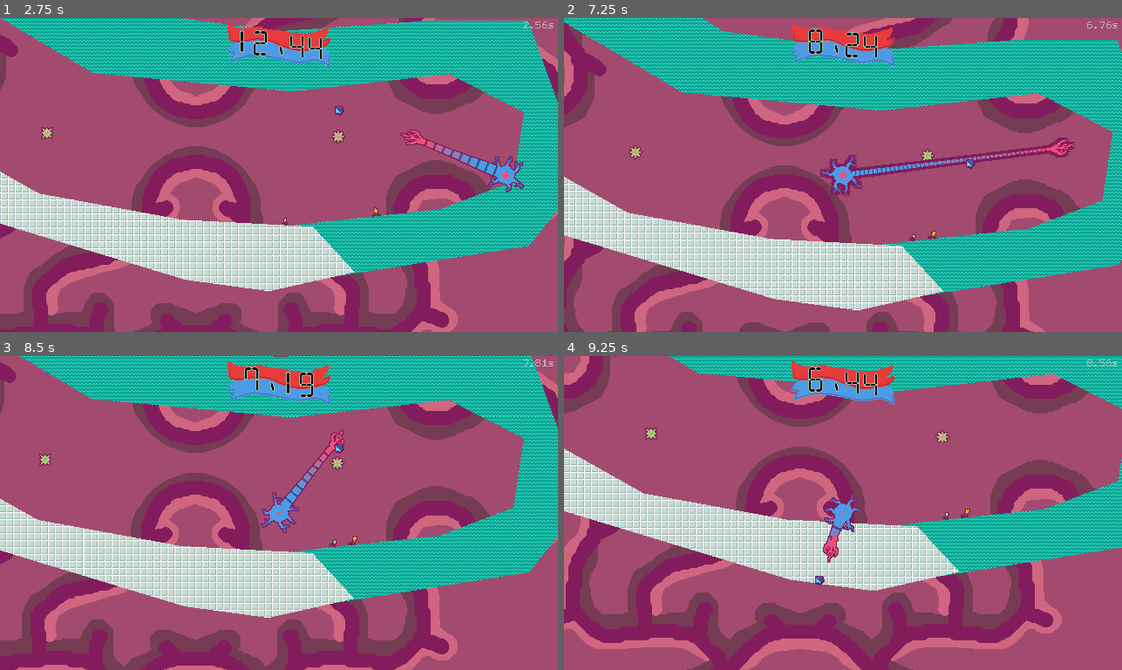
Above: before the commit, frames 1-4 (two rows, left to right).
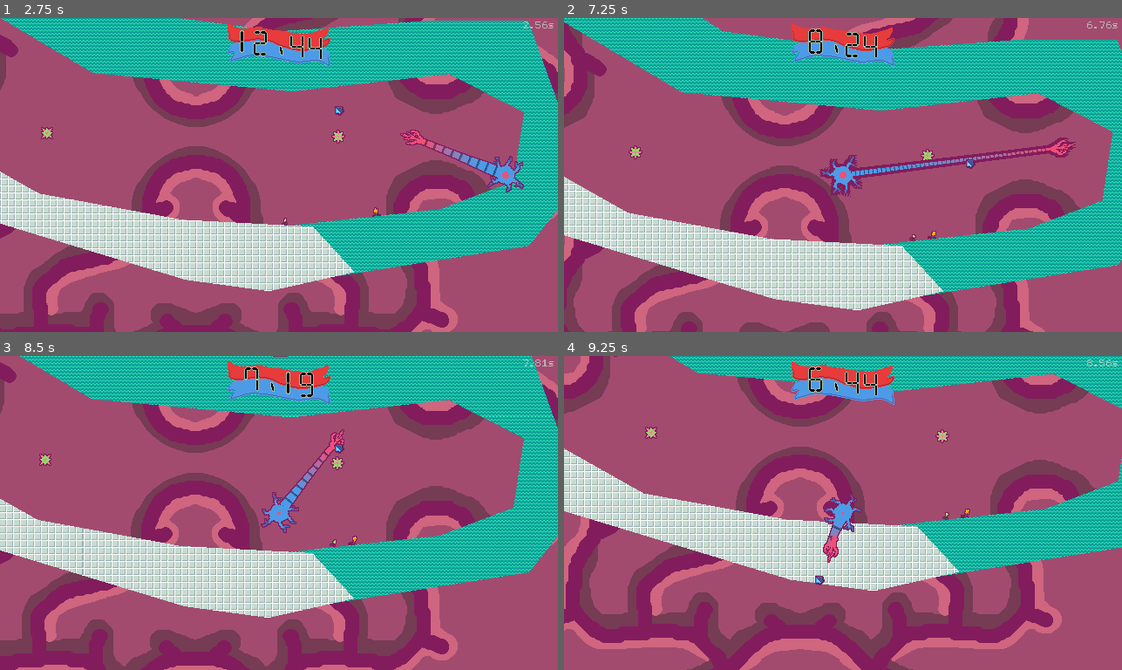
Above: after the commit, the same moments.

Repository: bnhrl/MomentumIsEverythingCountDown
Game: Godot game, scene res://Game/Levels/Level12/level_12.tscn
The game is run twice, just before and just after one commit, with the same random seed, the same clock (stepped at 60 frames per second) and the same inputs. This scene is started directly instead of the project's main scene. Sound files missing from this copy of the repository are replaced by a short silence.
Inputs (mouse positions are in pixels of both pictures, inside the frame that each line leads up to):
- Up to frame 1 (2.75 s): move the mouse to (401, 159) at 0.52 s; hold D (right) 0.53-1.28 s; click (401, 159) at 0.6 s; move the mouse to (167, 190) at 1.27 s; hold S (down) 1.28-2.03 s; tap Space (reserve_ion) at 1.35 s; move the mouse to (334, 105) at 2.02 s; hold D (right) from 2.03 s (still down); click (334, 105) at 2.1 s
- Up to frame 2 (7.25 s): move the mouse to (815, 237) at 2.77 s; release D (right) at 2.78 s; hold W (up) 2.78-3.53 s; tap Space (reserve_ion) at 2.85, 4.35, 5.85 s; move the mouse to (1010, 222) at 3.52 s; hold A (left) 3.53-5.03 s; click (1010, 222) at 3.6 s; move the mouse to (675, 127) at 4.27 s; move the mouse to (870, 175) at 5.02 s; hold S (down) 5.03-5.78 s; click (870, 175) at 5.1 s; move the mouse to (759, 96) at 5.77 s; hold D (right) 5.78-6.53 s; move the mouse to (965, 159) at 6.52 s; hold W (up) from 6.53 s (still down); click (965, 159) at 6.6 s
- Up to frame 3 (8.5 s): move the mouse to (167, 528) at 7.27 s; release W (up) at 7.28 s; hold D (right) 7.28-8.03 s; tap Space (reserve_ion) at 7.35 s; move the mouse to (334, 443) at 8.02 s; hold S (down) from 8.03 s (still down); click (334, 443) at 8.1 s
- Up to frame 4 (9.25 s): move the mouse to (815, 575) at 8.77 s; release S (down) at 8.78 s; hold A (left) from 8.78 s (still down); tap Space (reserve_ion) at 8.85 s

Frame 1 is identical in both runs. In frame 2, 0.1% of the frame differs, in the area x 60-99%, y 0-92%; in frame 3, less than 0.1%; in frame 4, 12%, in the area x 0-100%, y 0-97%.

Commit message:
Try This?

Diff:
--- a/Game/DeathPits/death_pit.gd
+++ b/Game/DeathPits/death_pit.gd
@@ -9,11 +9,11 @@
 func _ready() -> void:
 	if build_at_run:
 		refresh.call()
+		$FallArea/Collision.polygon = shrink_polygon(polygon, collider)
 
 	if Engine.is_editor_hint(): return
 
 	if PlayerManager.easy_mode: momentum_required *= 0.667
-	$FallArea/Collision.polygon = shrink_polygon(polygon, collider)
 
 func _process(_delta: float) -> void:
 	_process_falling()
@@ -22,6 +22,7 @@
 # Visuals
 @export_tool_button("Refresh") var refresh := func() -> void:
 	update_visuals()
+	$FallArea/Collision.polygon = shrink_polygon(polygon, collider)
 
 func update_visuals() -> void:
 	$Dark.polygon = shrink_polygon(polygon, outer)
--- a/Game/DeathPits/death_pit.tscn
+++ b/Game/DeathPits/death_pit.tscn
@@ -12,6 +12,7 @@
 [node name="FallArea" type="Area2D" parent="." unique_id=252475237]
 
 [node name="Collision" type="CollisionPolygon2D" parent="FallArea" unique_id=1328679439]
+polygon = PackedVector2Array(2.5, 0, 0, 2.5, -2.5, 0, 0, -2.5)
 
 [node name="Dark" type="Polygon2D" parent="." unique_id=2040589739]
 color = Color(0, 0, 0, 0.6)
